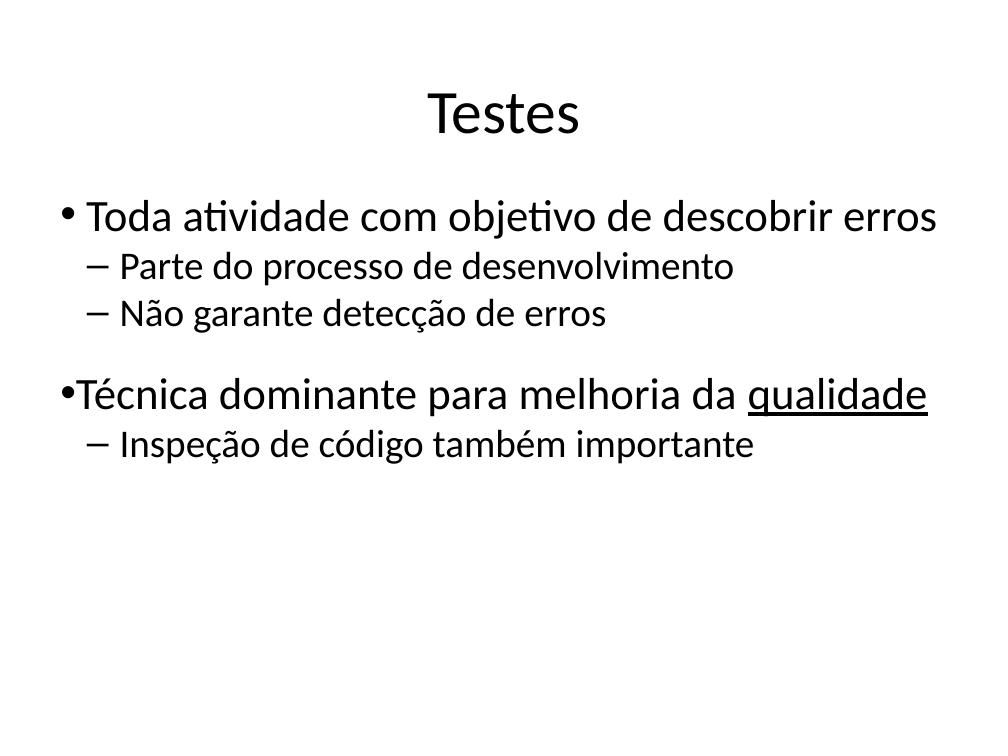
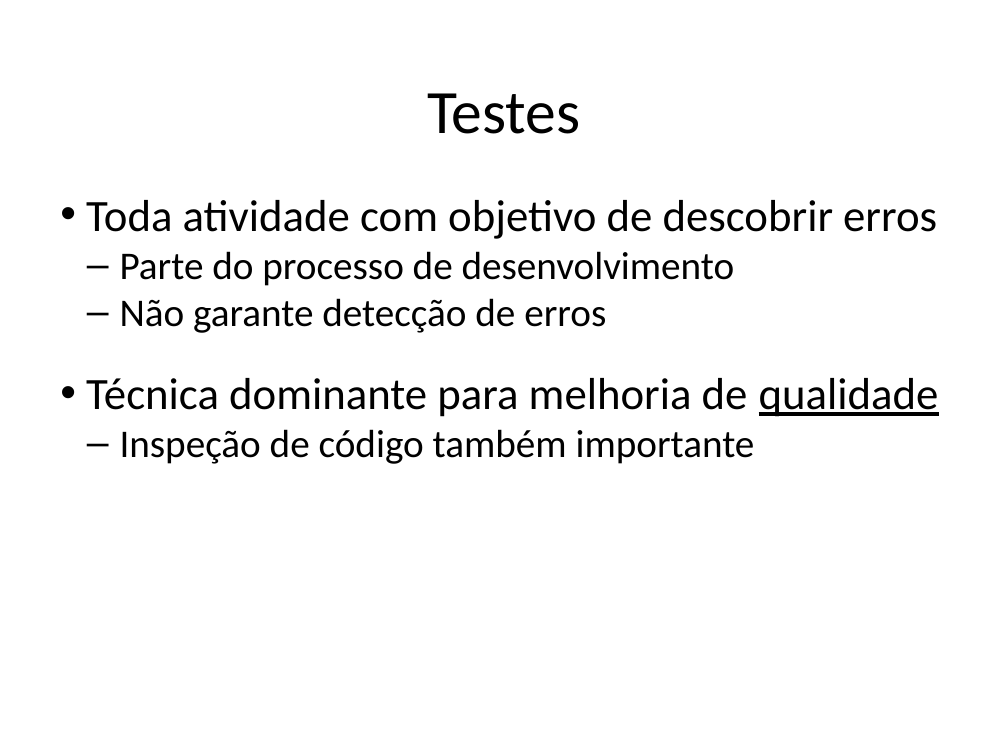
Before and after one commit to STAR-RG/testing-cin, a slide deck: slide 2 of slides.pptx. Drawn at 1008x756 pixels with LibreOffice and Linux fonts; fonts in the diff are those of the drawing. Boxes give left, top, right and bottom in pixels: in the first picture for what was removed or moved away, otherwise in the second. Text is boxed around its words. In the diff, an @@ line names an element or a change of style, - is before the commit and + after.

```diff
--- a/slides.pptx
+++ b/slides.pptx
@@ text at box(86, 378, 939, 417): text changed @@
-• Técnica dominante para melhoria da qualidade
+• Técnica dominante para melhoria de qualidade
```
Also in this commit, not shown: 11 other slides changed, 2 slides removed.
